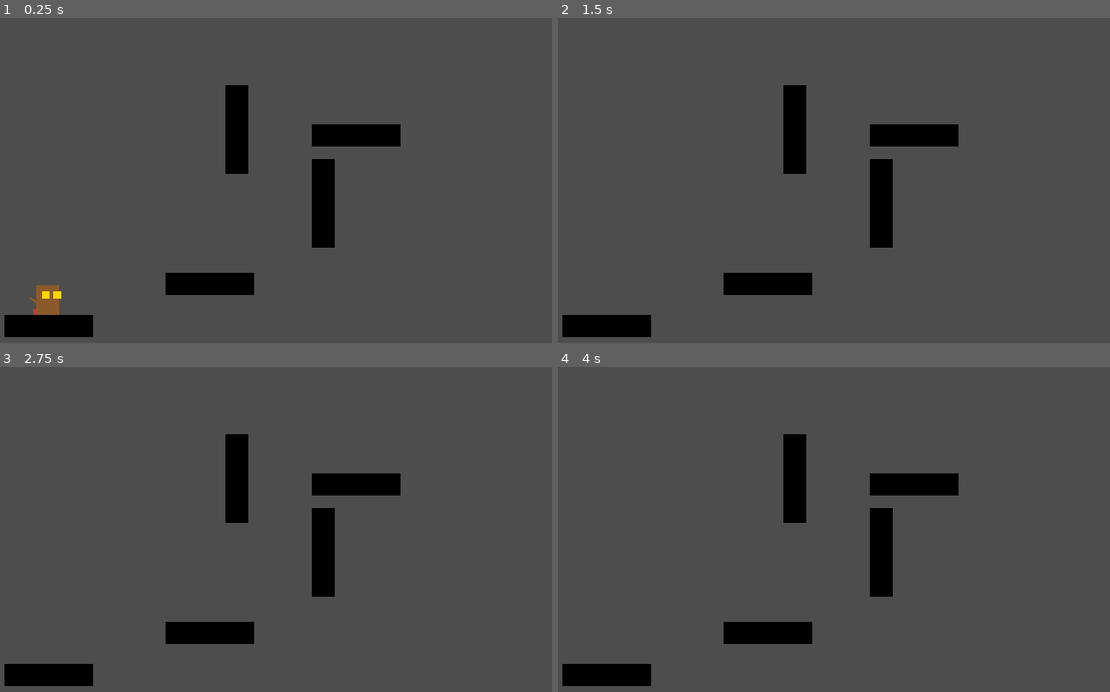
Above: before the commit, frames 1-4 (two rows, left to right).
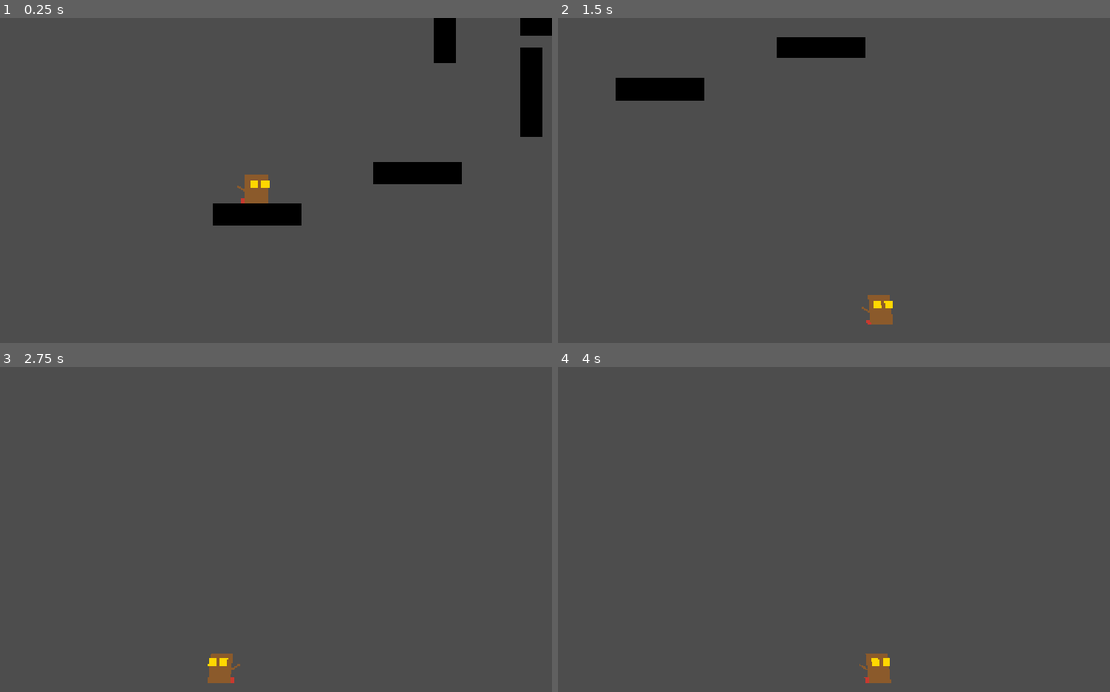
Above: after the commit, the same moments.

Repository: leopenadossilva/Juegos1
Game: Godot game, scene res://src/levels/test_level_1.tscn
Same seed, same stepped clock (60 frames per second), same inputs: the game is played once before the commit and once after it. The project has no main scene, so this scene is started directly.
Inputs:
- Up to frame 1 (0.25 s): no input
- Up to frame 2 (1.5 s): tap Enter at 0.5 s; hold Right (right) from 0.53 s (still down); tap X (dash) at 0.6, 1.35 s; tap Space (jump) at 0.77 s
- Up to frame 3 (2.75 s): tap Space (jump) at 1.52 s; release Right (right) at 2.03 s; hold Left (left) from 2.03 s (still down); tap X (dash) at 2.1 s
- Up to frame 4 (4 s): release Left (left) at 2.78 s; hold Right (right) from 2.78 s (still down); tap X (dash) at 2.85, 3.6 s; tap Space (jump) at 3.02, 3.77 s

The runs differ from the first frame. In frame 1, 11% of the frame differs, in the area x 0-100%, y 0-99%; in frame 2, 8.1%; in frame 3, 5.9%; in frame 4, 5.9%.

Commit message:
feat(camera): add Camera2D to player with deadzone + smoothing
Camera2D parented to Player at (0, -32) so it tracks the body center,
not the feet. Position smoothing enabled at speed 5.0 for a gentle
glide. Horizontal drag margin 0.1 (~10% each side) so flipping facing
doesn't yank the camera; vertical drag margin 0.3 (~30% each side) so
single jumps stay inside the deadzone but climbs and falls scroll the
view. Per-level camera limits can be set later by level scripts.

Co-Authored-By: Claude Opus 4.7 (1M context) <noreply@anthropic.com>

Diff:
--- a/ScaryBaboonPersecution/scary_baboon_godot_v1/src/player/player.tscn
+++ b/ScaryBaboonPersecution/scary_baboon_godot_v1/src/player/player.tscn
@@ -192,5 +192,16 @@
 wait_time = 0.1
 one_shot = true
 
+[node name="Camera2D" type="Camera2D" parent="."]
+position = Vector2(0, -32)
+position_smoothing_enabled = true
+position_smoothing_speed = 5.0
+drag_horizontal_enabled = true
+drag_vertical_enabled = true
+drag_left_margin = 0.1
+drag_right_margin = 0.1
+drag_top_margin = 0.3
+drag_bottom_margin = 0.3
+
 [connection signal="wall_entered" from="." to="." method="_on_wall_entered"]
 [connection signal="wall_exited" from="." to="." method="_on_wall_exited"]
Not shown, changed: ScaryBaboonPersecution/PROGRESS.md
